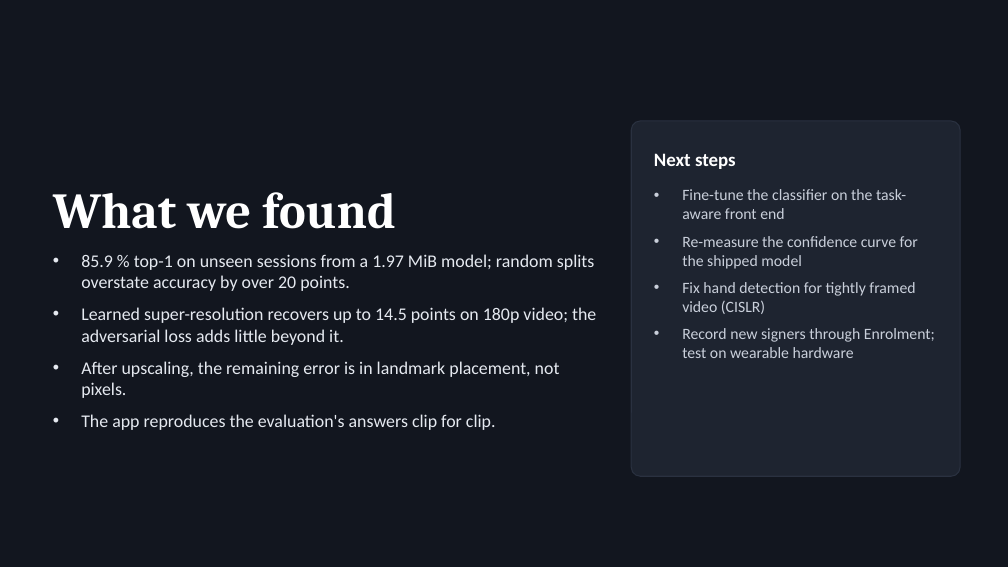
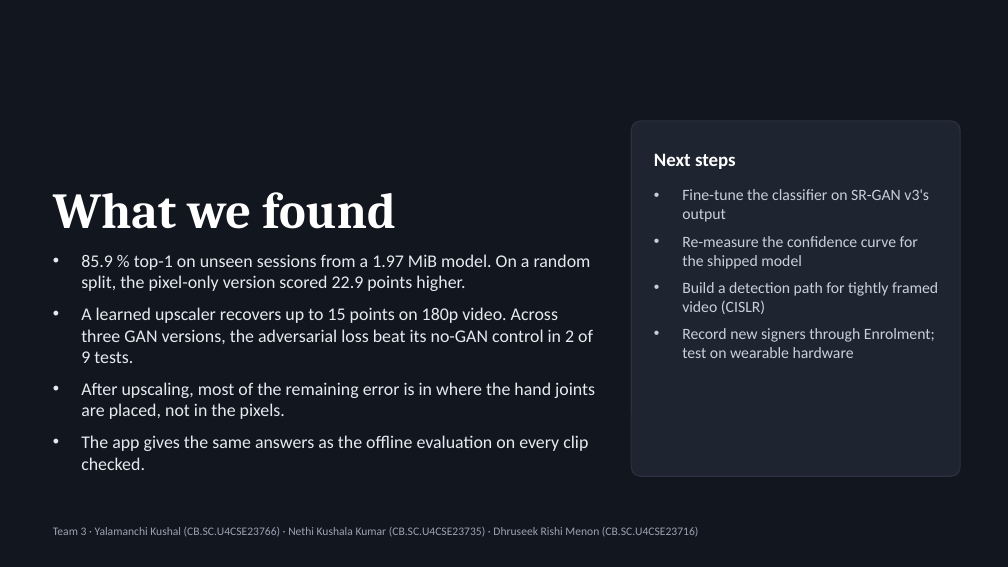
Before and after one commit to not-good-keeper/compact-vit-sign-language, a slide deck: slide 18 of report/review3/ISL_Reader_Review3.pptx (slide 17 before the commit). Drawn at 1008x567 pixels with LibreOffice and Linux fonts; fonts in the diff are those of the drawing. Boxes give left, top, right and bottom in pixels: in the first picture for what was removed or moved away, otherwise in the second. Text is boxed around its words. In the diff, an @@ line names an element or a change of style, - is before the commit and + after.

Commit message:
Rewrite the GAN comparative study and update the Review 3 report and slides
The comparative study is now a GAN versus no-GAN comparison across all
three generator versions: how each was built, why it was needed, every
testing parameter, the verification checks, paired results, limitations
and conclusions. It adds v3 image-quality results and a hand-crop montage,
and ships as Markdown, Word and PDF.

The case-study report and the slides are revised throughout: v1 is added
to the charts and comparisons, arm names match across documents, a table
and a slide set out the three GAN versions, and several claims are
corrected. Team 3 member names and roll numbers appear in the study and
on every slide.

```diff
--- a/report/review3/ISL_Reader_Review3.pptx
+++ b/report/review3/ISL_Reader_Review3.pptx
@@ text at [682, 189, 929, 222]: text changed @@
-• Fine-tune the classifier on the task-aware front end
+• Fine-tune the classifier on SR-GAN v3's output
@@ text at [81, 254, 595, 470]: text changed @@
-• 85.9 % top-1 on unseen sessions from a 1.97 MiB model; random splits overstate accuracy by over 20 points.
-• Learned super-resolution recovers up to 14.5 points on 180p video; the adversarial loss adds little beyond it.
-• After upscaling, the remaining error is in landmark placement, not pixels.
-• The app reproduces the evaluation's answers clip for clip.
+• 85.9 % top-1 on unseen sessions from a 1.97 MiB model. On a random split, the pixel-only version scored 22.9 points higher.
+• A learned upscaler recovers up to 15 points on 180p video. Across three GAN versions, the adversarial loss beat its no-GAN control in 2 of 9 tests.
+• After upscaling, most of the remaining error is in where the hand joints are placed, not in the pixels.
+• The app gives the same answers as the offline evaluation on every clip checked.
@@ text at [682, 282, 938, 314]: text changed @@
-• Fix hand detection for tightly framed video (CISLR)
+• Build a detection path for tightly framed video (CISLR)
@@ text added at [53, 527, 698, 537], 11 pt, text #9AA3B2 @@
+Team 3 · Yalamanchi Kushal (CB.SC.U4CSE23766) · Nethi Kushala Kumar (CB.SC.U4CSE23735) · Dhruseek Rishi Menon (CB.SC.U4CSE23716)
```
Also in this commit, not shown: 16 other slides changed, 1 slide added, 21 other files.
